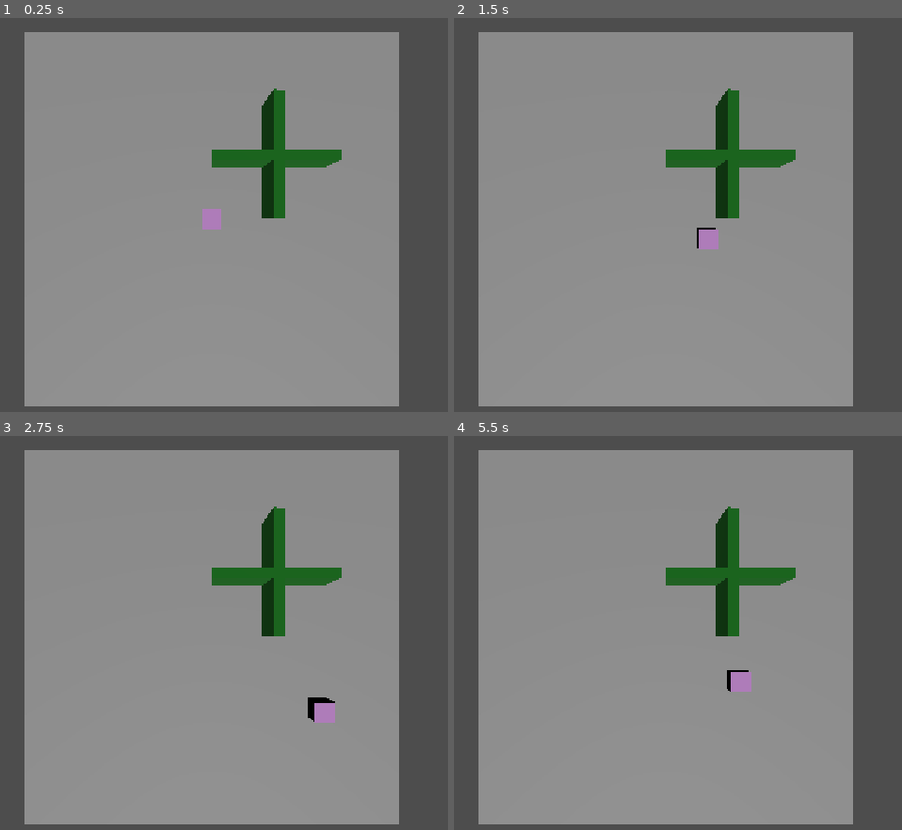
Above: before the commit, frames 1-4 (two rows, left to right).
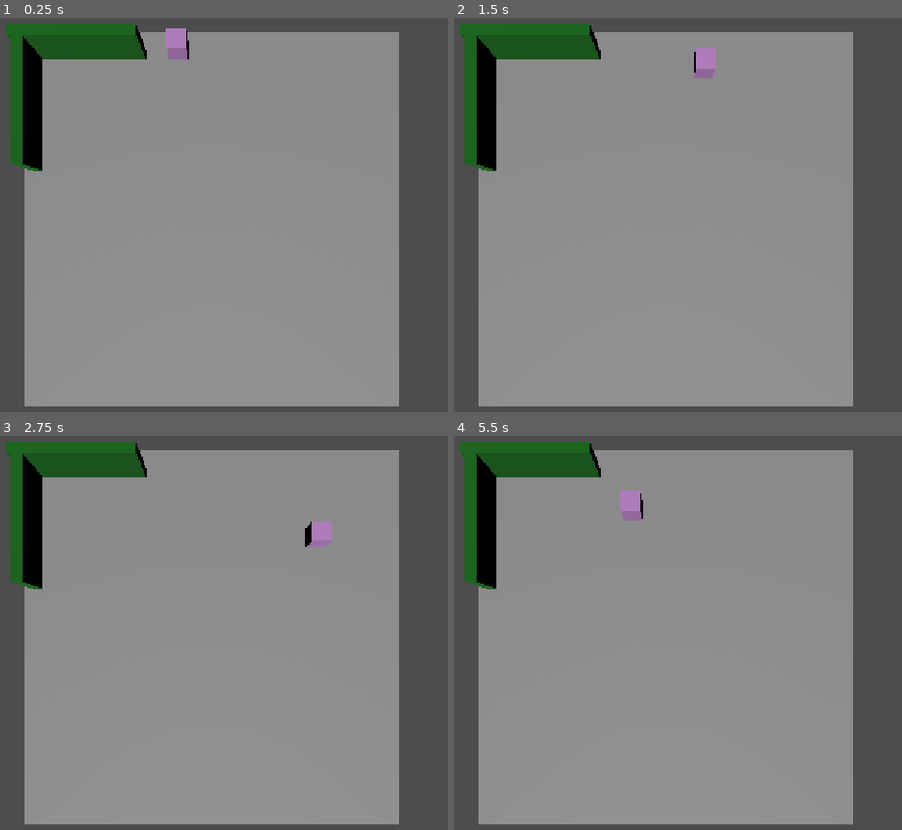
Above: after the commit, the same moments.

Repository: danijmoss/LightMaze
Game: Godot game, scene res://Scenes/main.tscn
Two runs of this game, one before a commit and one after it. Both use one fixed random seed, a clock stepped at 60 frames per second and the inputs below.
Inputs:
- Up to frame 1 (0.25 s): no input
- Up to frame 2 (1.5 s): tap Enter at 0.5 s; hold Right (ui_right) 0.53-1.28 s; hold Down (ui_down) from 1.28 s (still down)
- Up to frame 3 (2.75 s): release Down (ui_down) at 2.03 s; hold Right (ui_right) from 2.03 s (still down)
- Up to frame 4 (5.5 s): release Right (ui_right) at 2.78 s; hold Up (ui_up) 2.78-3.53 s; hold Left (ui_left) 3.53-5.03 s; hold Down (ui_down) from 5.03 s (still down)

The runs differ from the first frame. In frame 1, 8.0% of the frame differs, in the area x 1-77%, y 1-54%; in frame 2, 8.0%; in frame 3, 8.1%, in the area x 1-77%, y 1-73%; in frame 4, 8.1%.

Commit message:
Restart of creating the maze

Diff:
--- a/Scenes/main.tscn
+++ b/Scenes/main.tscn
@@ -29,7 +29,7 @@
 shape = SubResource("BoxShape3D_xwulq")
 
 [node name="Player" parent="." unique_id=2141546462 instance=ExtResource("1_jjgbg")]
-transform = Transform3D(1, 0, 0, 0, 1, 0, 0, 0, 1, 0, 1, 0)
+transform = Transform3D(1, 0, 0, 0, 1, 0, 0, 0, 1, -1.7614212, 1, -9.038857)
 script = ExtResource("2_bo1nx")
 
 [node name="Camera3D" type="Camera3D" parent="." unique_id=1916447182]
@@ -39,7 +39,7 @@
 transform = Transform3D(1, 0, 0, 0, 0.49999997, 0.86602545, 0, -0.86602545, 0.49999997, 0, 0, 0)
 
 [node name="Wall" type="StaticBody3D" parent="." unique_id=9039181]
-transform = Transform3D(1, 0, 0, 0, 1, 0, 0, 0, 1, 3, 1.25, -3)
+transform = Transform3D(1, 0, 0, 0, 1, 0, 0, 0, 1, -6.507187, 1.25, -8.813313)
 
 [node name="MeshInstance3D" type="MeshInstance3D" parent="Wall" unique_id=900591945]
 mesh = SubResource("BoxMesh_75tvu")
@@ -49,7 +49,7 @@
 shape = SubResource("BoxShape3D_75tvu")
 
 [node name="Wall2" type="StaticBody3D" parent="." unique_id=1909381729]
-transform = Transform3D(-4.371139e-08, 0.104528464, 0.9945219, 0, 0.9945219, -0.104528464, -1, -4.5690842e-09, -4.3471935e-08, 3, 1.25, -3)
+transform = Transform3D(-4.371139e-08, 0.104528464, 0.9945219, 0, 0.9945219, -0.104528464, -1, -4.5690842e-09, -4.3471935e-08, -9.154238, 1.25, -5.5815783)
 
 [node name="MeshInstance3D" type="MeshInstance3D" parent="Wall2" unique_id=299721776]
 mesh = SubResource("BoxMesh_75tvu")
